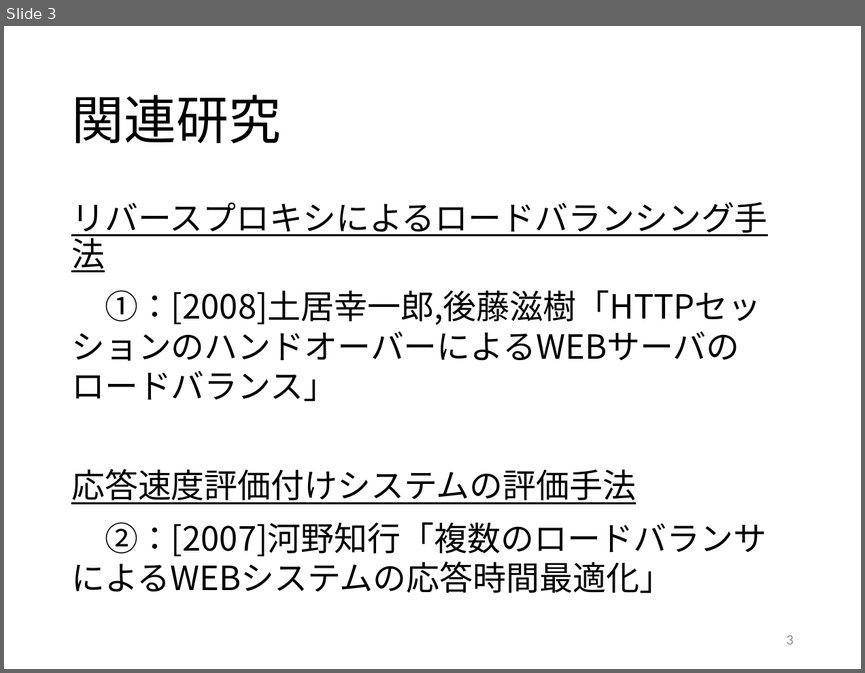
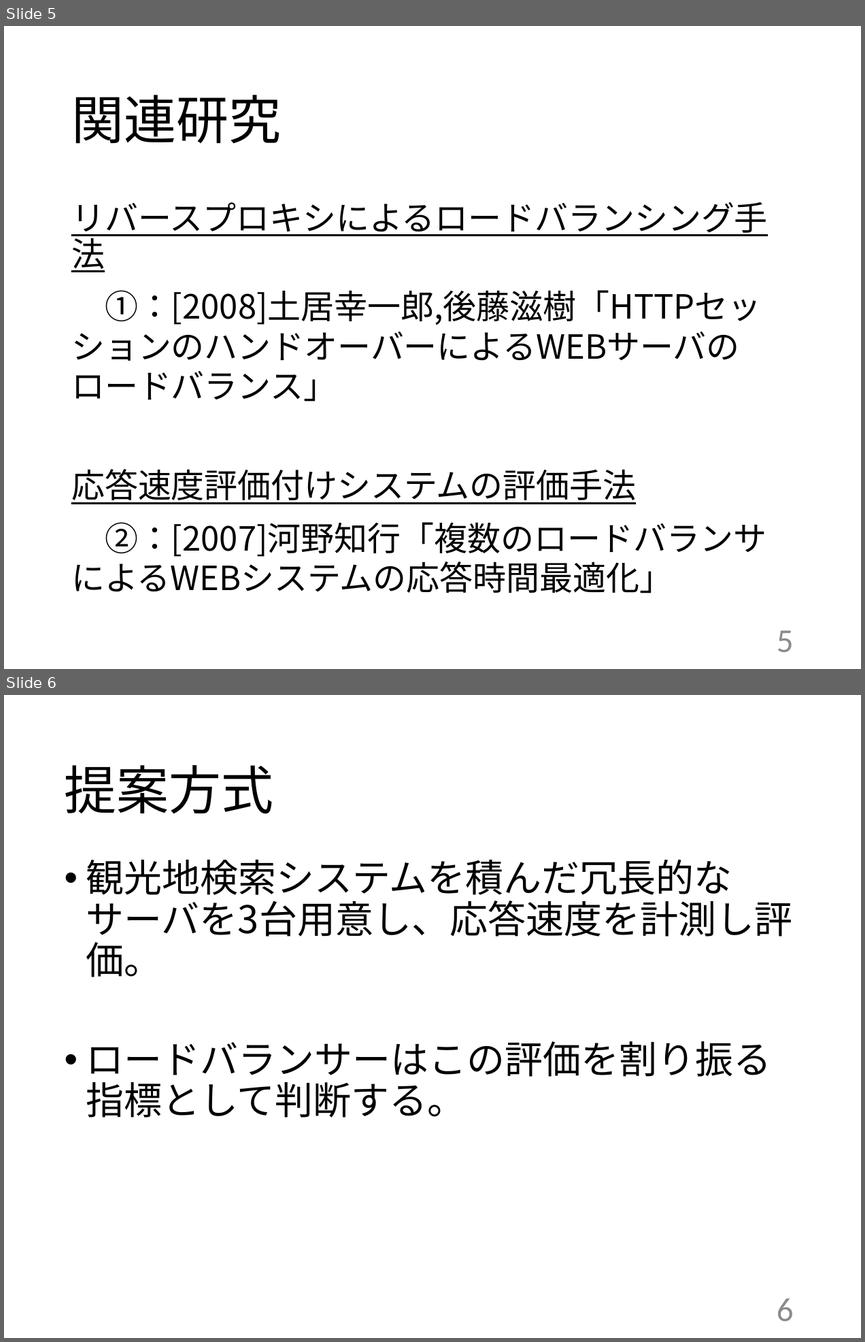
Before and after one commit to kait-takanolab/1821086_matsuo_thesis, a slide deck: 発表用/1821086_中間発表.pptx. Shown one above the other, each under a label of ours: slide 3 before the commit, slides 5 and 6 after it. The pictures are 865x673 and 865x1342 pixels, drawn with LibreOffice and Linux fonts; fonts in the diff are those of the drawing. Boxes give left, top, right and bottom in pixels: in the first picture for what was removed or moved away, otherwise in the second. Text is boxed around its words. In the diff, an @@ line names an element or a change of style, - is before the commit and + after.

```diff
--- a/発表用/1821086_中間発表.pptx
+++ b/発表用/1821086_中間発表.pptx
@@ slide 6 added at bbox=[4, 695, 861, 1338], background #FFFFFF @@
@@ title added at bbox=[65, 765, 274, 814], 44 pt, text #000000 @@
+提案方式
@@ text added at bbox=[86, 860, 792, 1117], 32 pt, text #000000 @@
+• 観光地検索システムを積んだ冗長的なサーバを3台用意し、応答速度を計測し評価。
+• ロードバランサーはこの評価を割り振る指標として判断する。
@@ page number added at bbox=[776, 1298, 793, 1321], 28 pt, text #8C8C8C @@
+6
@@ what was slide 3 is now slide 5 @@
@@ page number at bbox=[776, 630, 793, 652]: text changed; size 12 to 28 pt @@
-3
+5
```
Also in this commit, not shown: 6 slides changed, 1 slide removed, 1 other file.
